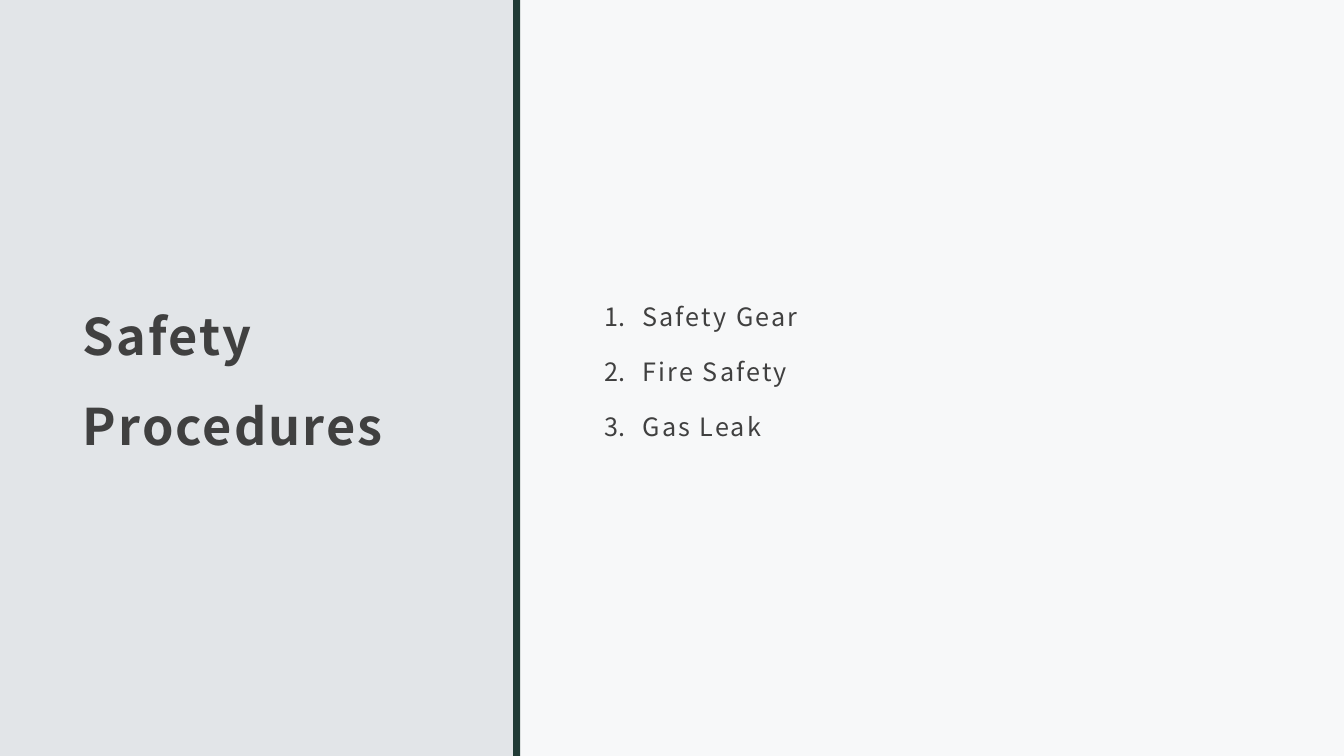
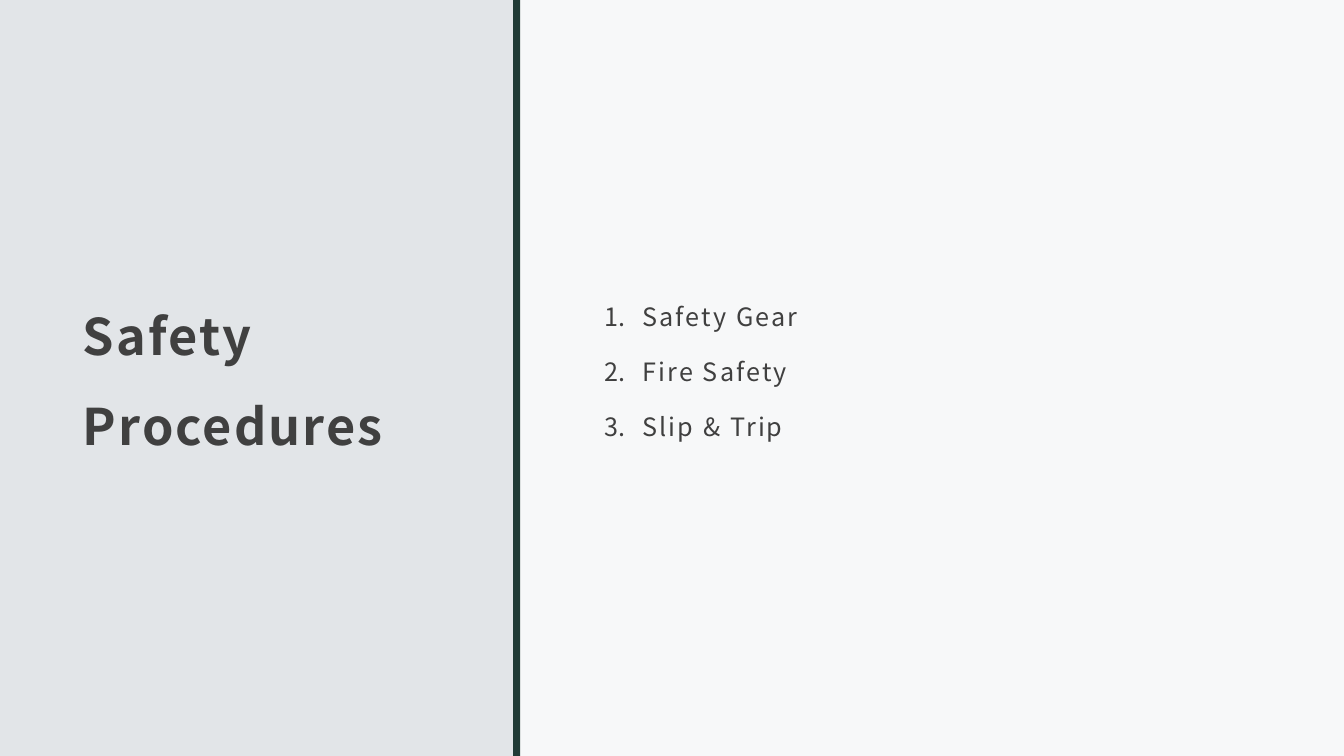
Before and after one commit to TeniaXu/ISDT-CA2, a slide deck: slide 11 of Slides/Summary Page.pptx. Drawn at 1344x756 pixels with LibreOffice and Linux fonts; fonts in the diff are those of the drawing. Boxes give left, top, right and bottom in pixels: in the first picture for what was removed or moved away, otherwise in the second. Text is boxed around its words. In the diff, an @@ line names an element or a change of style, - is before the commit and + after.

```diff
--- a/Slides/Summary Page.pptx
+++ b/Slides/Summary Page.pptx
@@ text at box(643, 416, 782, 442): text changed @@
-3. Gas Leak
+3. Slip & Trip
```
Also in this commit, not shown: 4 other slides changed, 1 slide added, 3 other files.
